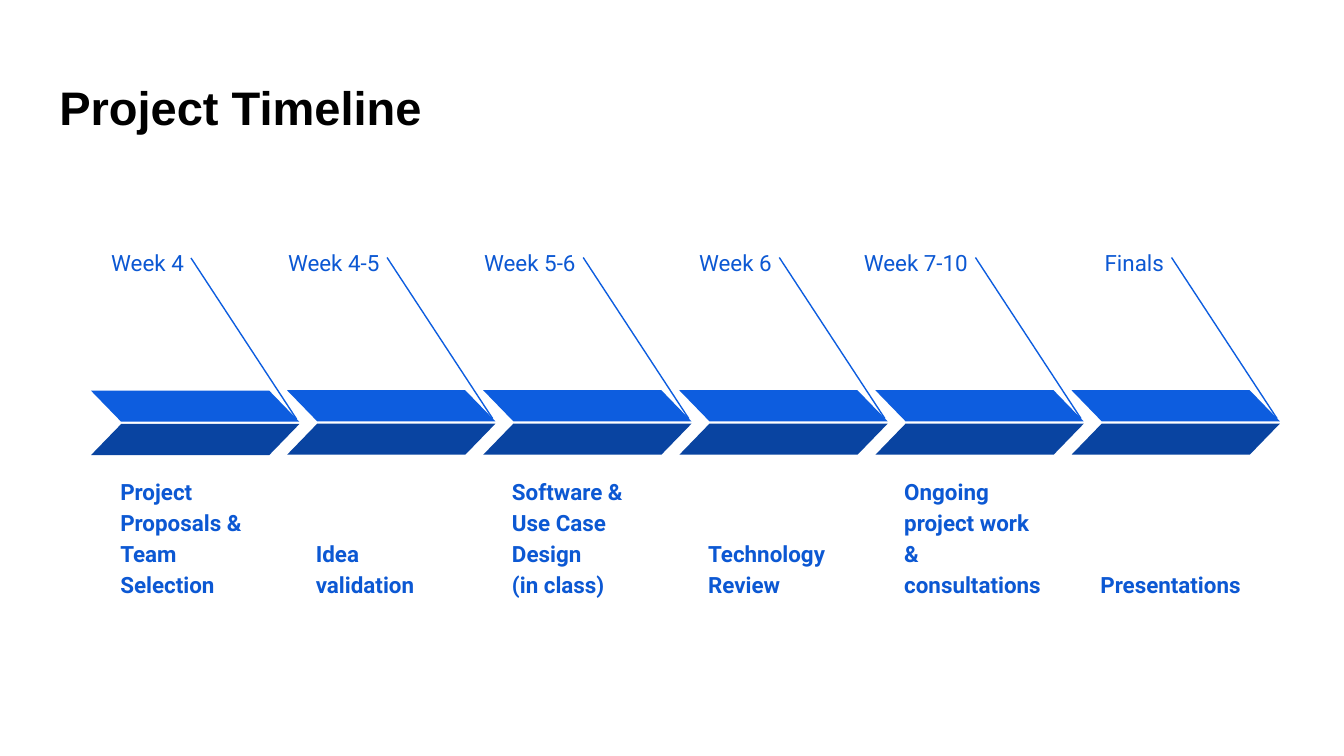
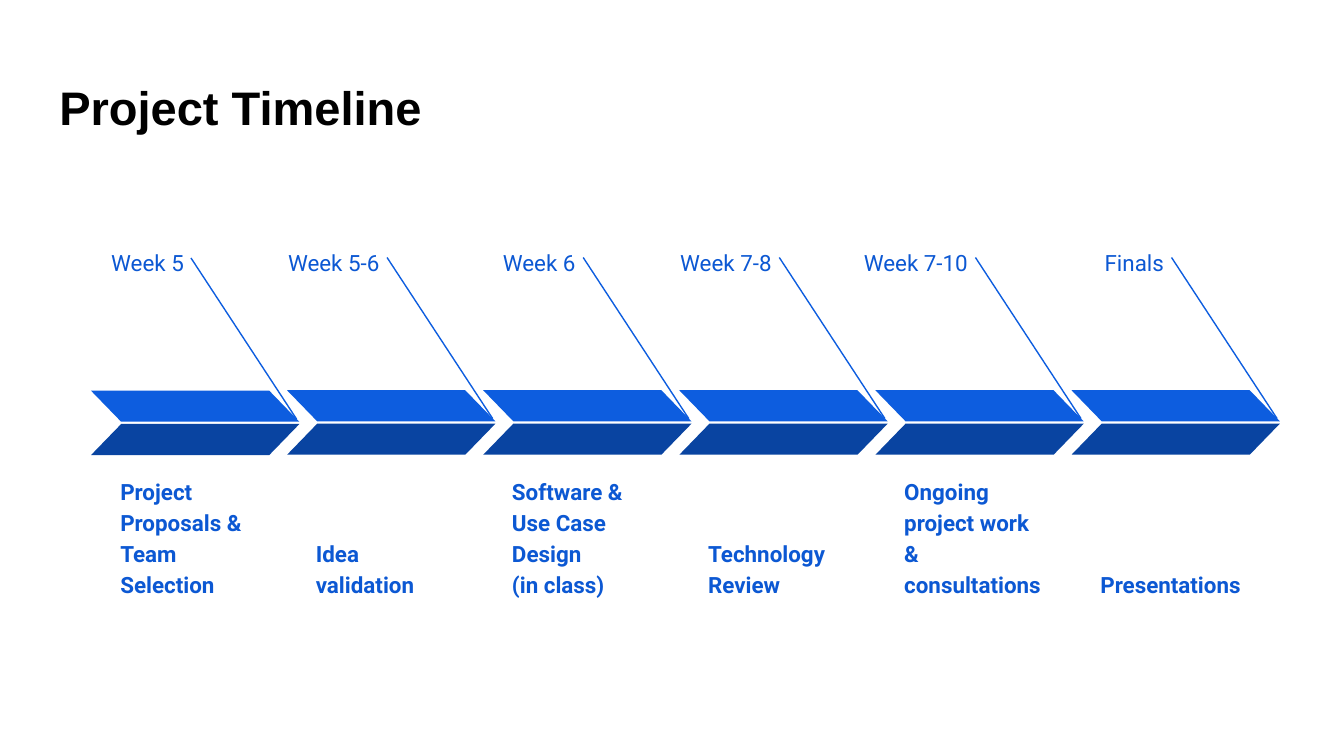
Before and after one commit to UWDATA515/lecture-materials, a slide deck: slide 9 of 03/DATA515_03_Project.pptx (slide 8 before the commit). Drawn at 1344x756 pixels with LibreOffice and Linux fonts; fonts in the diff are those of the drawing; background and template pictures are left out. Boxes give left, top, right and bottom in pixels: in the first picture for what was removed or moved away, otherwise in the second. Text is boxed around its words. In the diff, an @@ line names an element or a change of style, - is before the commit and + after.

```diff
--- a/03/DATA515_03_Project.pptx
+++ b/03/DATA515_03_Project.pptx
@@ text at box(111, 254, 184, 272): text changed @@
-Week 4
+Week 5
@@ text at box(288, 254, 379, 272): text changed @@
-Week 4-5
+Week 5-6
@@ text at box(503, 254, 576, 272): text changed @@
-Week 5-6
+Week 6
@@ text at box(680, 254, 771, 272): text changed @@
-Week 6
+Week 7-8
```
Also in this commit, not shown: 9 other slides changed, 2 slides added, 5 other files.
